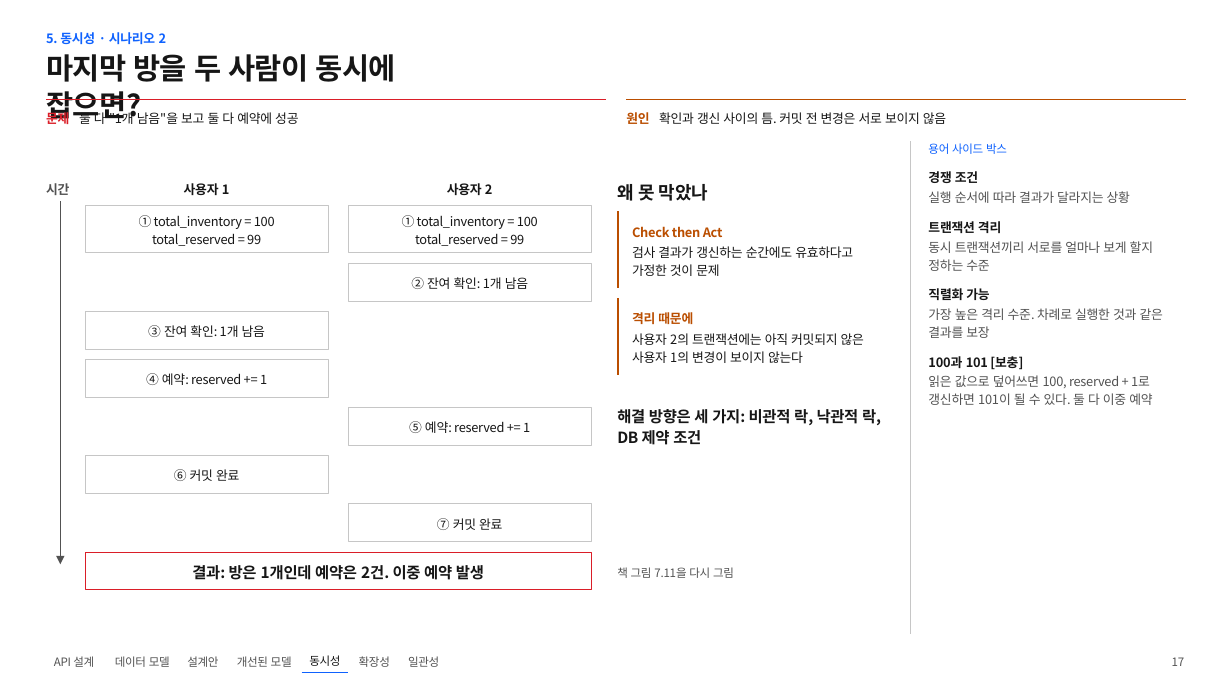
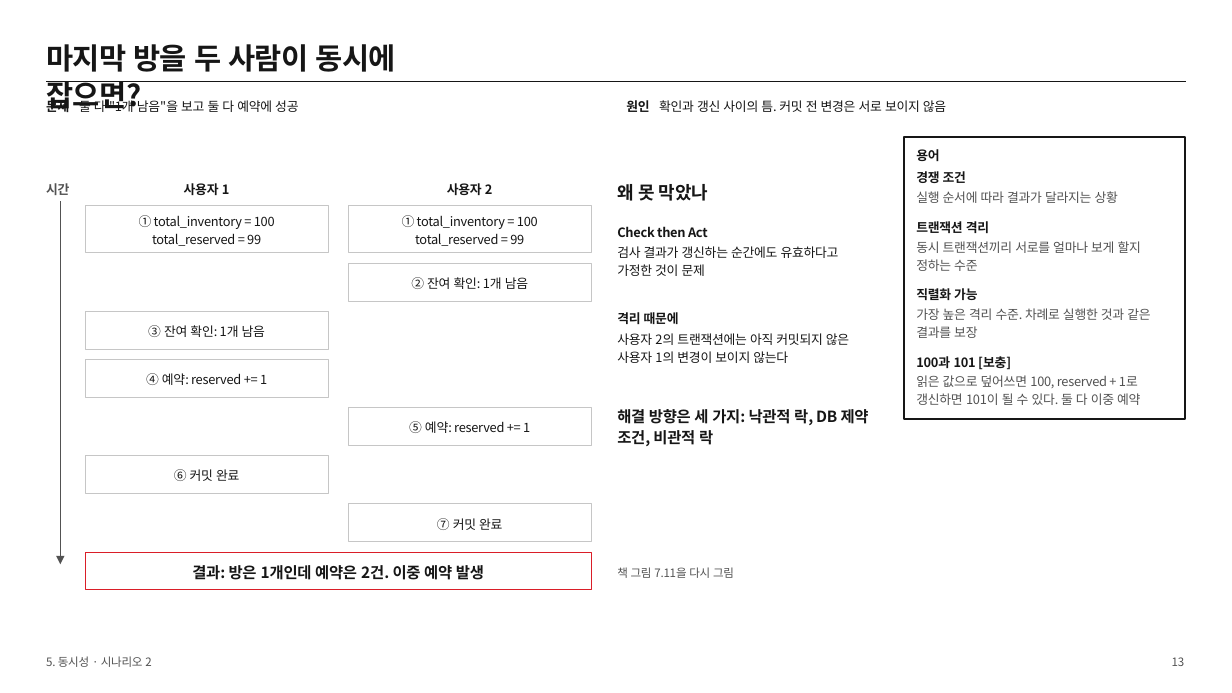
Before and after one commit to likelion-khu-BE/system-design-study, a slide deck: slide 13 of w05-호텔-예약-시스템/발표자료/호텔 예약 시스템 발표자료_윤선재.pptx (slide 17 before the commit). Drawn at 1232x693 pixels with LibreOffice and Linux fonts; fonts in the diff are those of the drawing. Boxes give left, top, right and bottom in pixels: in the first picture for what was removed or moved away, otherwise in the second. Text is boxed around its words. In the diff, an @@ line names an element or a change of style, - is before the commit and + after.

```diff
--- a/w05-호텔-예약-시스템/발표자료/호텔 예약 시스템 발표자료_윤선재.pptx
+++ b/w05-호텔-예약-시스템/발표자료/호텔 예약 시스템 발표자료_윤선재.pptx
@@ line added from (46, 81) to (1186, 81), #161616 1.5 pt @@
@@ text "문제" at (46,98,69,116): text colour #DA1E28 to #161616 @@
@@ line removed from (46, 99) to (606, 99) @@
@@ text colour #BA4E00 to #161616 in 3 elements at (617,312,679,324), (617,226,708,237), (626,100,649,112) @@
@@ 4 texts, 1 title: place and size @@
-4 texts, 1 title at (46,54,946,127)
+4 texts, 1 title at (46,44,946,116)
@@ line removed from (626, 99) to (1186, 99) @@
@@ rectangle added at (904,137,1185,419), outline #161616 2.25 pt @@
@@ line removed from (910, 141) to (910, 634) @@
@@ text at (916,149,939,161): text changed; size 13.5 to 15 pt; text colour #0F62FE to #161616; bold on @@
-용어 사이드 박스
+용어
@@ 8 texts: place and size @@
-8 texts at (928,171,1163,405)
+8 texts at (916,171,1150,405)
@@ line removed from (618, 211) to (618, 288) @@
@@ line removed from (618, 298) to (618, 375) @@
@@ 4 texts: place and size @@
-4 texts at (632,226,864,363)
+4 texts at (617,226,849,363)
@@ text at (617,409,869,446): text changed @@
-해결 방향은 세 가지: 비관적 락, 낙관적 락, DB 제약 조건
+해결 방향은 세 가지: 낙관적 락, DB 제약 조건, 비관적 락
@@ text "5. 동시성 · 시나리오 2": place and size @@
-text "5. 동시성 · 시나리오 2" at (46,32,167,44)
+text "5. 동시성 · 시나리오 2" at (46,656,151,667)
@@ text "5. 동시성 · 시나리오 2" at (46,656,151,667): size 15 to 13.5 pt, text colour #0F62FE to #525252, bold off; line spacing 21pt to 17.5pt @@
@@ text removed at (54,656,94,667) @@
-API 설계
@@ text removed at (115,656,170,667) @@
-데이터 모델
@@ text removed at (187,656,218,667) @@
-설계안
@@ text removed at (237,656,292,667) @@
-개선된 모델
@@ text removed at (309,655,340,666) @@
-동시성
@@ text removed at (359,656,390,667) @@
-확장성
@@ text removed at (408,656,439,667) @@
-일관성
@@ text at (1172,657,1185,666): text changed @@
-17
+13
@@ line removed from (302, 673) to (349, 673) @@
```
Also in this commit, not shown: 18 other slides changed, 2 slides added, 7 slides removed, 1 other file.
